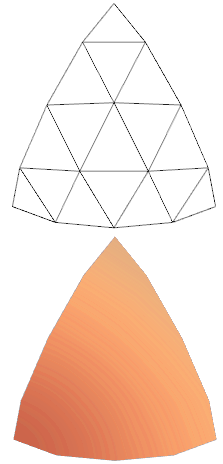
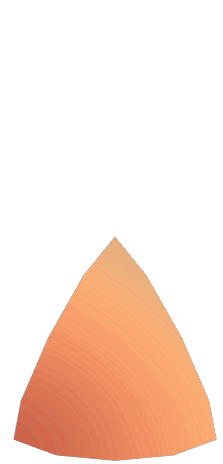
Layers edited between the first and the second w=223, h=464 image:
painted on "Layer 1" over [12, 3, 216, 229]
